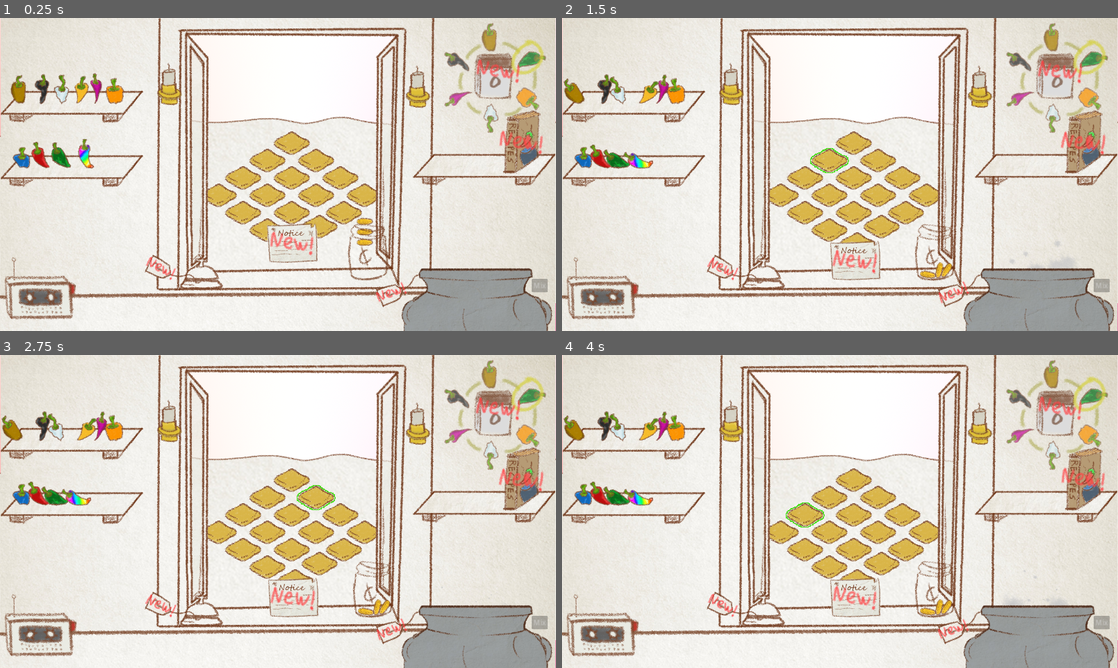
Above: before the commit, frames 1-4 (two rows, left to right).
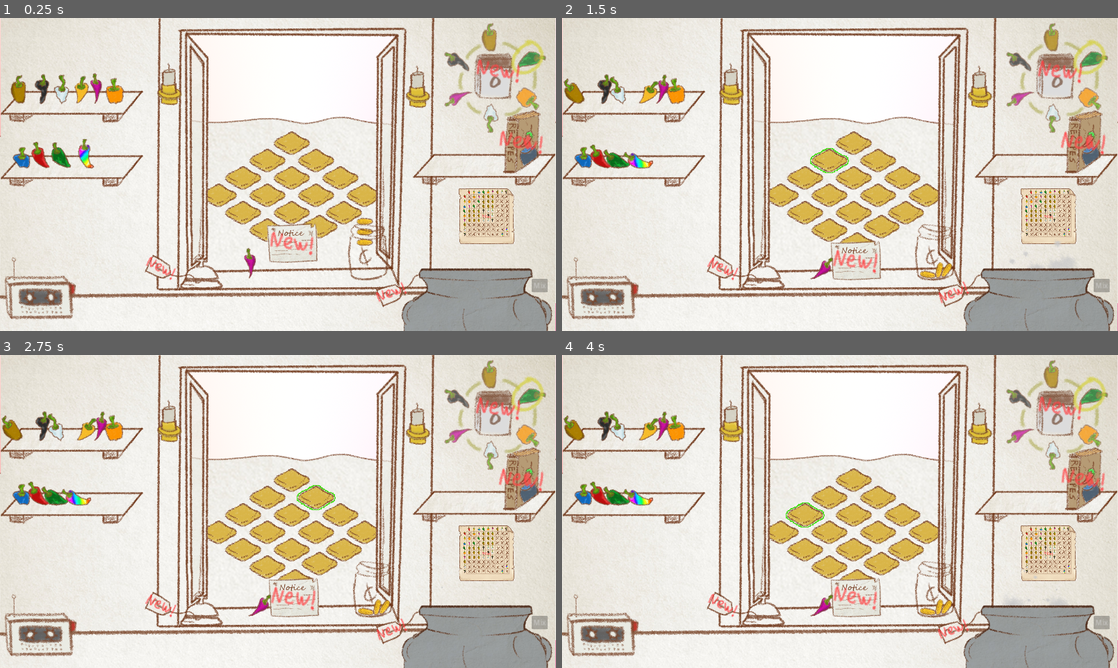
Above: after the commit, the same moments.

Repository: fresh4/GameJam2
Game: Godot game, scene res://Scenes/prototype_level.tscn
Same seed, same stepped clock (60 frames per second), same inputs: the game is played once before the commit and once after it. Sound files missing from this copy of the repository are replaced by a short silence.
Inputs (mouse positions are in pixels of both pictures, inside the frame that each line leads up to):
- Up to frame 1 (0.25 s): no input
- Up to frame 2 (1.5 s): move the mouse to (851, 143) at 0.52 s; press the mouse at (851, 143) at 0.53 s; move the mouse to (828, 161) at 1.27 s; release the mouse at (828, 161) at 1.28 s; right-click (828, 161) at 1.35 s
- Up to frame 3 (2.75 s): move the mouse to (316, 498) at 2.02 s; hold Mouse wheel down (scroll_down) from 2.03 s (still down)
- Up to frame 4 (4 s): move the mouse to (851, 514) at 2.77 s; release Mouse wheel down (scroll_down) at 2.78 s; tap Mouse wheel up (scroll_up) at 2.85 s; move the mouse to (806, 514) at 3.52 s; press the mouse at (806, 514) at 3.53 s

The runs differ from the first frame. In frame 1, 1.7% of the frame differs, in the area x 43-93%, y 54-84%; in frame 2, 2.0%; in frame 3, 2.0%, in the area x 44-93%, y 54-84%; in frame 4, 2.0%.

Commit message:
Added reference sheet to level

Diff:
--- a/Scenes/prototype_level.tscn
+++ b/Scenes/prototype_level.tscn
@@ -47,6 +47,7 @@
 [ext_resource type="Texture2D" uid="uid://dsu6wexd53il" path="res://Assets/Art/Letters/calendar_tutorial.png" id="37_3ftwe"]
 [ext_resource type="Texture2D" uid="uid://b88sdqu6v7r0l" path="res://Assets/Art/Letters/notice.png" id="37_orn1d"]
 [ext_resource type="AudioStream" uid="uid://4kaehbc5a1fi" path="res://Assets/SFX/Cauldron/bubbling_cauldron.ogg" id="41_d54nj"]
+[ext_resource type="Texture2D" uid="uid://cp0dphmrf7roa" path="res://Assets/Art/Letters/crossbreeding_reference_chart.png" id="46_g2yr5"]
 [ext_resource type="Texture2D" uid="uid://c4bbrw0m0bcqs" path="res://Assets/Art/Misc/recipe_book.png" id="46_h7l3p"]
 [ext_resource type="Texture2D" uid="uid://dnvlvml0x5wcf" path="res://Assets/Art/Misc/journal.png" id="47_psyux"]
 
@@ -245,6 +246,15 @@
 
 [sub_resource type="RectangleShape2D" id="RectangleShape2D_0e6vk"]
 size = Vector2(82, 88)
+
+[sub_resource type="Resource" id="Resource_0amkp"]
+script = ExtResource("32_6qb61")
+texture = ExtResource("46_g2yr5")
+hint = "Read Crossbreeding Sheet"
+has_recipe = false
+
+[sub_resource type="RectangleShape2D" id="RectangleShape2D_orv63"]
+size = Vector2(640, 640)
 
 [node name="PrototypeLevel" type="Node2D" node_paths=PackedStringArray("pepper_spawn_point", "candles")]
 script = ExtResource("1_326k8")
@@ -670,6 +680,18 @@
 position = Vector2(-10, 15)
 shape = SubResource("RectangleShape2D_0e6vk")
 
+[node name="Chart" type="Sprite2D" parent="Inside/Tutorials"]
+position = Vector2(1120, 456)
+scale = Vector2(0.2, 0.2)
+texture = ExtResource("46_g2yr5")
+
+[node name="ReadableArea" parent="Inside/Tutorials/Chart" instance=ExtResource("14_xmhaq")]
+properties = SubResource("Resource_0amkp")
+
+[node name="CollisionShape2D" type="CollisionShape2D" parent="Inside/Tutorials/Chart/ReadableArea"]
+scale = Vector2(0.999999, 0.999999)
+shape = SubResource("RectangleShape2D_orv63")
+
 [node name="Tooltips" type="CanvasLayer" parent="."]
 unique_name_in_owner = true
 script = ExtResource("30_e4qss")
@@ -731,6 +753,9 @@
 panning_strength = 0.3
 bus = &"SFX"
 
+[node name="Pepper" parent="." instance=ExtResource("16_vq104")]
+position = Vector2(576, 536)
+
 [connection signal="pressed" from="Inside/Button" to="." method="_on_button_pressed"]
 [connection signal="body_entered" from="Inside/Furniture/Cauldron/IngredientDetectionArea" to="Inside/Furniture/Cauldron" method="_on_ingredient_detection_area_body_entered"]
 [connection signal="pressed" from="Inside/Furniture/Cauldron/MixButton" to="Inside/Furniture/Cauldron" method="_on_mix_button_pressed"]
Binary file added: Assets/Art/Letters/blank_note.png
Not shown, added: Assets/Art/Letters/blank_note.png.import
Binary file added: Assets/Art/Letters/crossbreeding_reference_chart.png
Not shown, added: Assets/Art/Letters/crossbreeding_reference_chart.png.import
Not shown: 1 places in Scenes/prototype_level.tscn that only renumber resources
